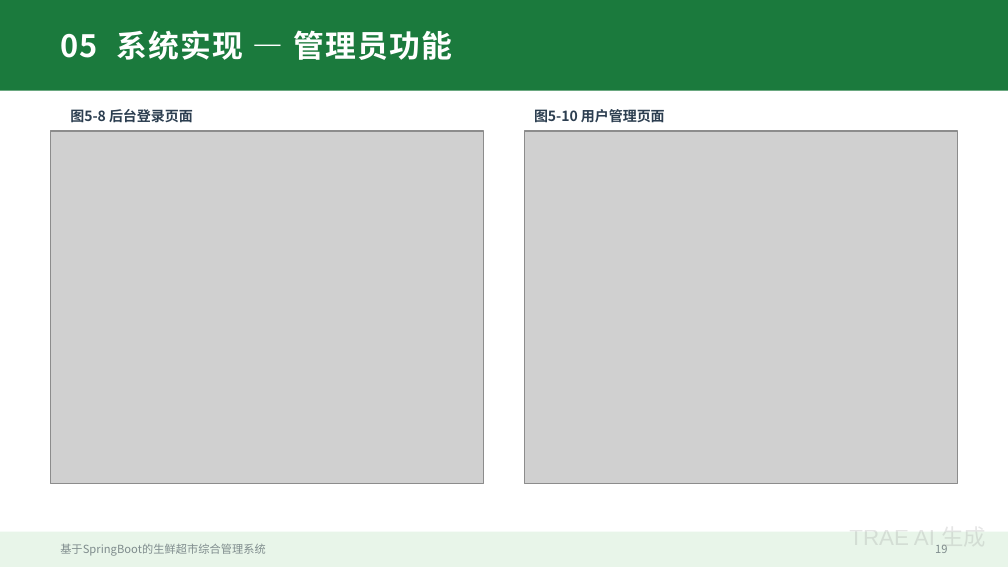
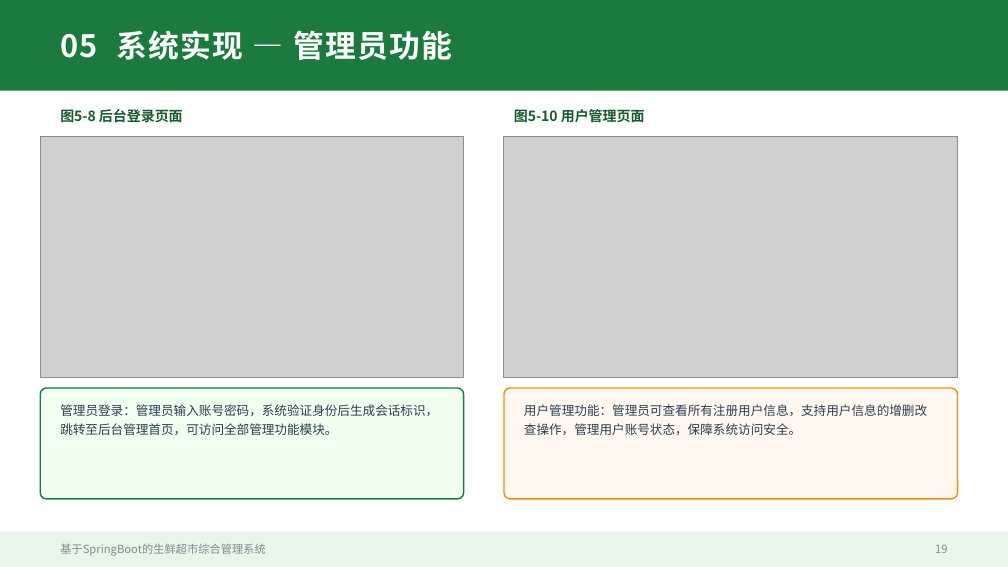
Before and after one commit to lvolk555/Trea--warehouse-, a slide deck: slide 19 of 生鲜超市综合管理系统_毕业答辩PPT.pptx. Drawn at 1008x567 pixels with LibreOffice and Linux fonts; fonts in the diff are those of the drawing; grey boxes stand for pictures. Boxes give left, top, right and bottom in pixels: in the first picture for what was removed or moved away, otherwise in the second. Text is boxed around its words. In the diff, an @@ line names an element or a change of style, - is before the commit and + after.

```diff
--- a/生鲜超市综合管理系统_毕业答辩PPT.pptx
+++ b/生鲜超市综合管理系统_毕业答辩PPT.pptx
@@ text "图5-8 后台登录页面": place and size @@
-text "图5-8 后台登录页面" at [70, 109, 193, 123]
+text "图5-8 后台登录页面" at [60, 109, 183, 123]
@@ text "图5-8 后台登录页面" at [60, 109, 183, 123]: text colour #2C3E50 to #145C2E @@
@@ text "图5-10 用户管理页面" at [514, 109, 645, 123]: text colour #2C3E50 to #145C2E @@
@@ text "图5-10 用户管理页面": place and size @@
-text "图5-10 用户管理页面" at [534, 109, 665, 123]
+text "图5-10 用户管理页面" at [514, 109, 645, 123]
@@ picture: place and size @@
-picture at [50, 131, 484, 484]
+picture at [40, 136, 464, 378]
@@ picture: place and size @@
-picture at [524, 131, 958, 484]
+picture at [504, 136, 958, 378]
@@ rounded rectangle added at [40, 388, 464, 499], fill #F0FFF0, outline #1B7A3D 1 pt @@
@@ rounded rectangle added at [504, 388, 958, 499], fill #FFF8F0, outline #FF8C00 1 pt @@
@@ text added at [60, 404, 438, 435], 9 pt, text #2C3E50 @@
+管理员登录：管理员输入账号密码，系统验证身份后生成会话标识，跳转至后台管理首页，可访问全部管理功能模块。
@@ text added at [524, 404, 927, 435], 9 pt, text #2C3E50 @@
+用户管理功能：管理员可查看所有注册用户信息，支持用户信息的增删改查操作，管理用户账号状态，保障系统访问安全。
@@ text removed at [849, 525, 986, 551] @@
-TRAE AI 生成
```
Also in this commit, not shown: 23 other slides changed.
